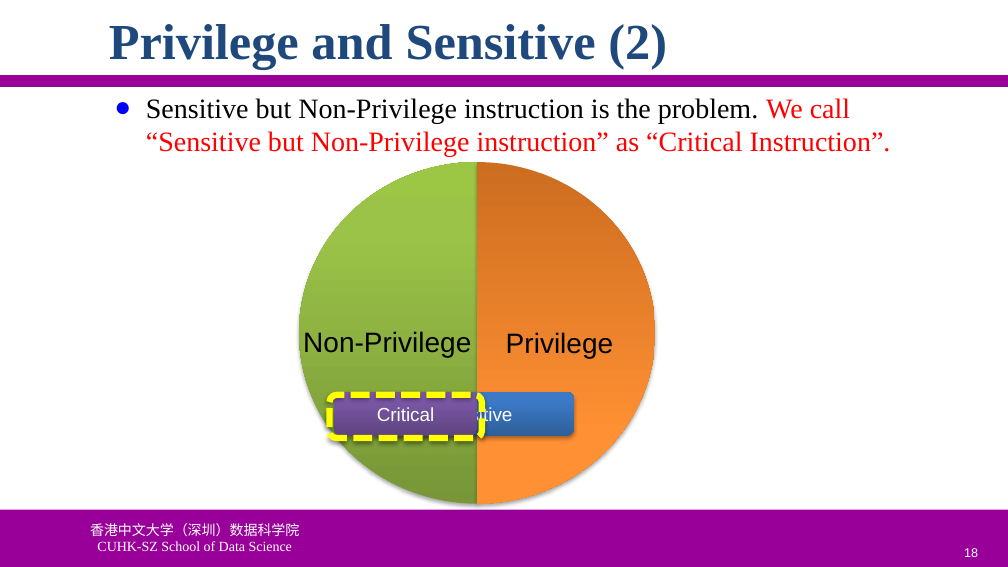
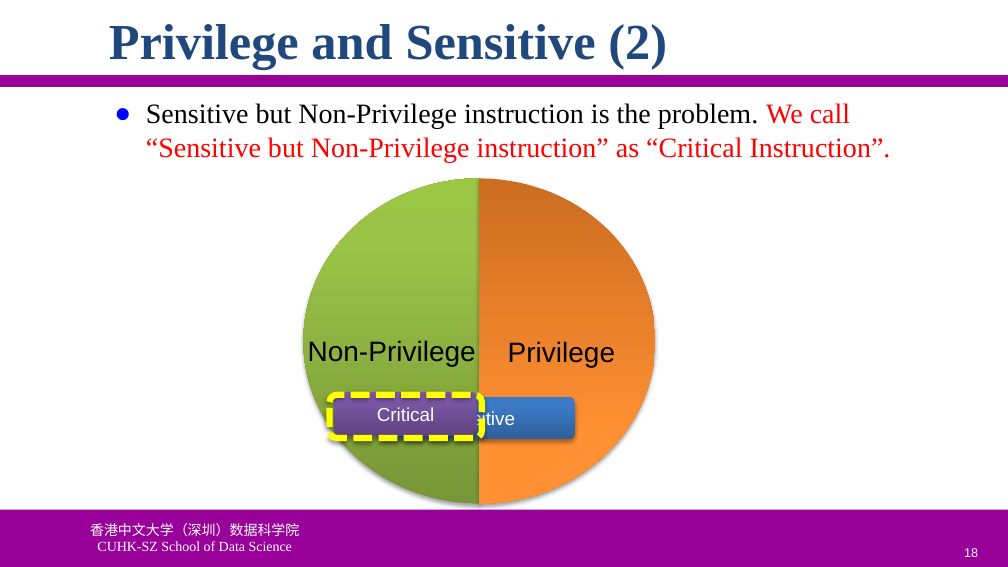
Before and after one commit to ychung1103/ychung1103.github.io, a slide deck: slide 18 of Slides/CSC6103/VT-03 CPU Virtualization.pptx. Drawn at 1008x567 pixels with LibreOffice and Linux fonts; fonts in the diff are those of the drawing; background and template pictures are left out. Boxes give left, top, right and bottom in pixels: in the first picture for what was removed or moved away, otherwise in the second. Text is boxed around its words. In the diff, an @@ line names an element or a change of style, - is before the commit and + after.

```diff
--- a/Slides/CSC6103/VT-03 CPU Virtualization.pptx
+++ b/Slides/CSC6103/VT-03 CPU Virtualization.pptx
@@ text "Sensitive but Non-Privilege instruction is ...": place and size @@
-text "Sensitive but Non-Privilege instruction is ..." at (146, 98, 891, 157)
+text "Sensitive but Non-Privilege instruction is ..." at (146, 103, 891, 162)
@@ chord (boxed as its full ellipse): place and size @@
-chord (boxed as its full ellipse) at (299, 162, 655, 504)
+chord (boxed as its full ellipse) at (303, 178, 655, 504)
@@ chord (boxed as its full ellipse): place and size @@
-chord (boxed as its full ellipse) at (299, 162, 655, 504)
+chord (boxed as its full ellipse) at (303, 178, 655, 504)
@@ text "Non-Privilege": place and size @@
-text "Non-Privilege" at (303, 331, 471, 357)
+text "Non-Privilege" at (308, 340, 476, 366)
@@ text "Privilege": place and size @@
-text "Privilege" at (506, 332, 613, 359)
+text "Privilege" at (508, 341, 615, 367)
@@ rounded rectangle "Sensitive": place and size @@
-rounded rectangle "Sensitive" at (374, 392, 574, 436)
+rounded rectangle "Sensitive" at (379, 397, 576, 439)
```
Also in this commit, not shown: 11 other slides changed, 2 other files.
